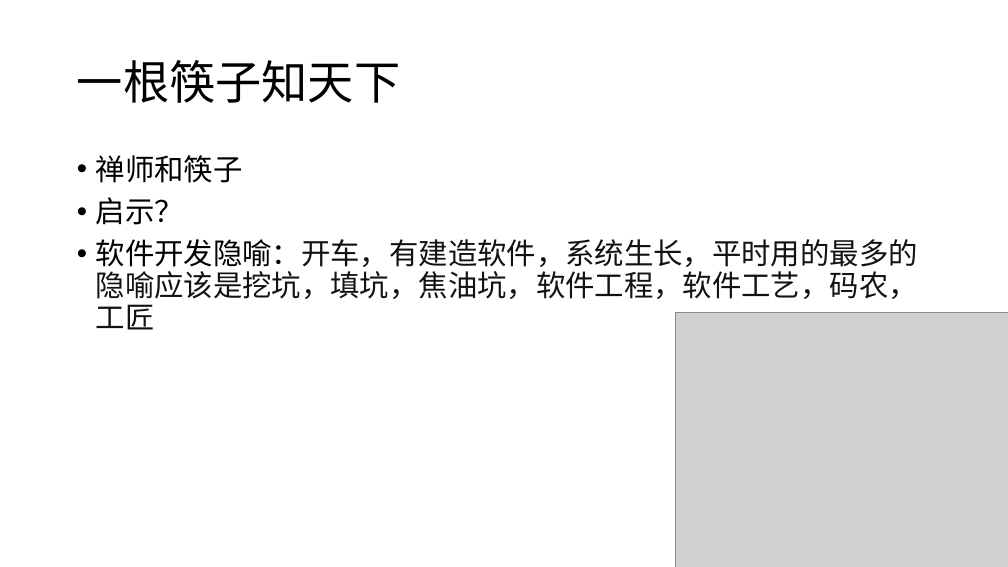
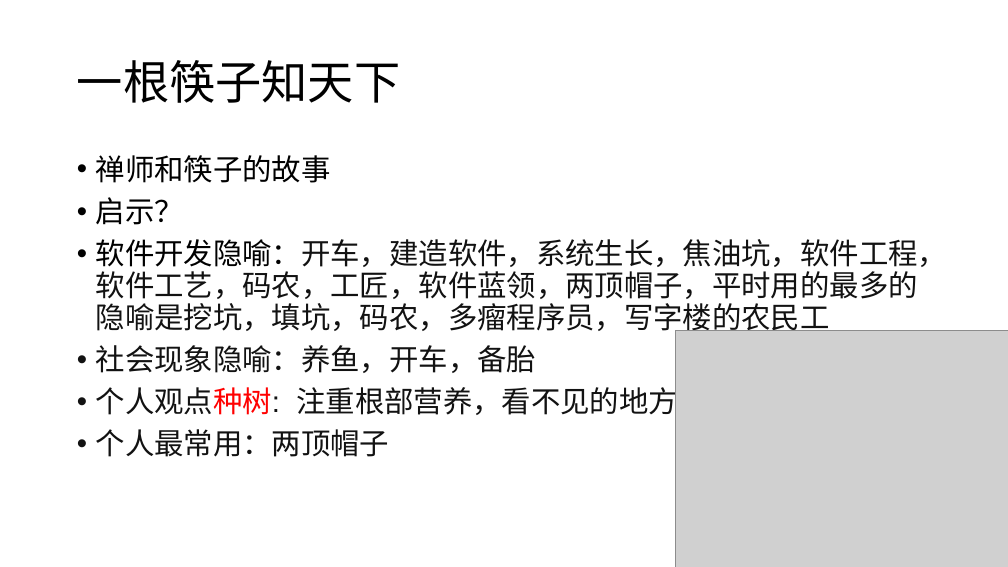
Before and after one commit to xiaozhiliaoo/my-slides, a slide deck: slide 2 of prepare/从crud, pattern, ooad到ddd-软件设计进阶之路.pptx. Drawn at 1008x567 pixels with LibreOffice and Linux fonts; fonts in the diff are those of the drawing; grey boxes stand for pictures. Boxes give left, top, right and bottom in pixels: in the first picture for what was removed or moved away, otherwise in the second. Text is boxed around its words. In the diff, an @@ line names an element or a change of style, - is before the commit and + after.

Commit message:
up

```diff
--- a/prepare/从crud, pattern, ooad到ddd-软件设计进阶之路.pptx
+++ b/prepare/从crud, pattern, ooad到ddd-软件设计进阶之路.pptx
@@ text at [96,155,331,183]: text changed @@
-• 禅师和筷子
+• 禅师和筷子的故事
@@ text at [96,239,947,457]: text changed @@
-• 软件开发隐喻：开车，有建造软件，系统生长，平时用的最多的隐喻应该是挖坑，填坑，焦油坑，软件工程，软件工艺，码农，工匠
+• 软件开发隐喻：开车，建造软件，系统生长，焦油坑，软件工程，软件工艺，码农，工匠，软件蓝领，两顶帽子，平时用的最多的隐喻是挖坑，填坑，码农，多瘤程序员，写字楼的农民工
+• 社会现象隐喻：养鱼，开车，备胎
+• 个人观点种树: 注重根部营养，看不见的地方
+• 个人最常用：两顶帽子
@@ picture: place and size @@
-picture at [676,312,1008,567]
+picture at [676,331,1008,567]
```
Also in this commit, not shown: 18 other slides changed, 5 slides added, 2 slides removed.
